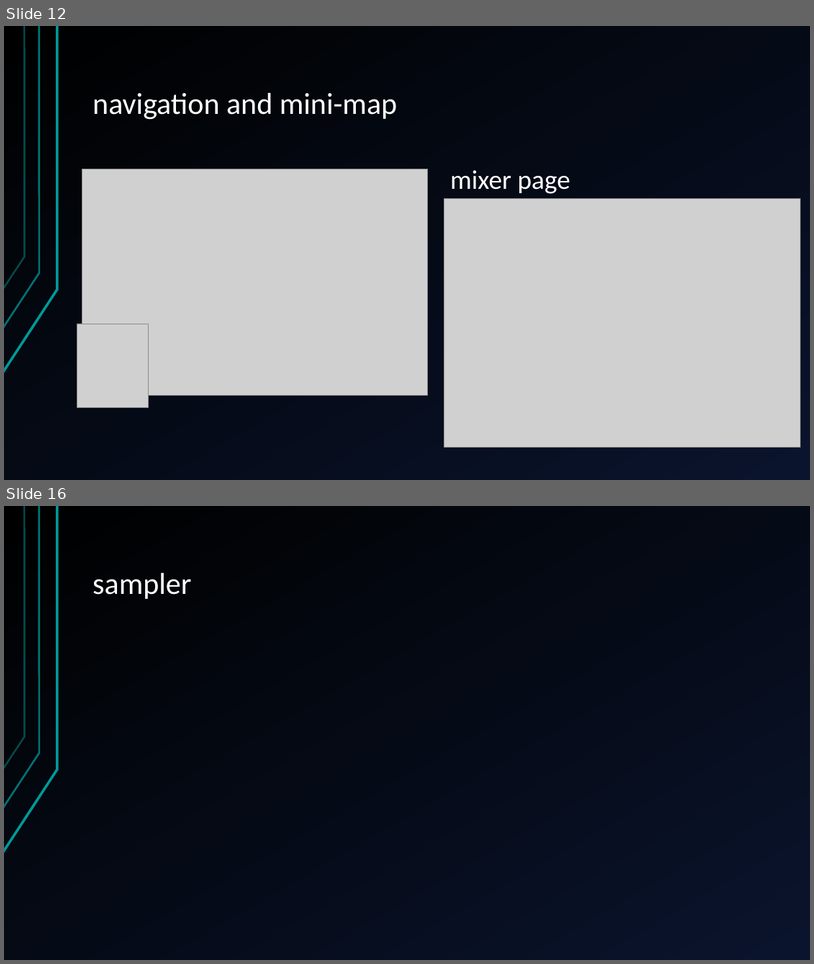
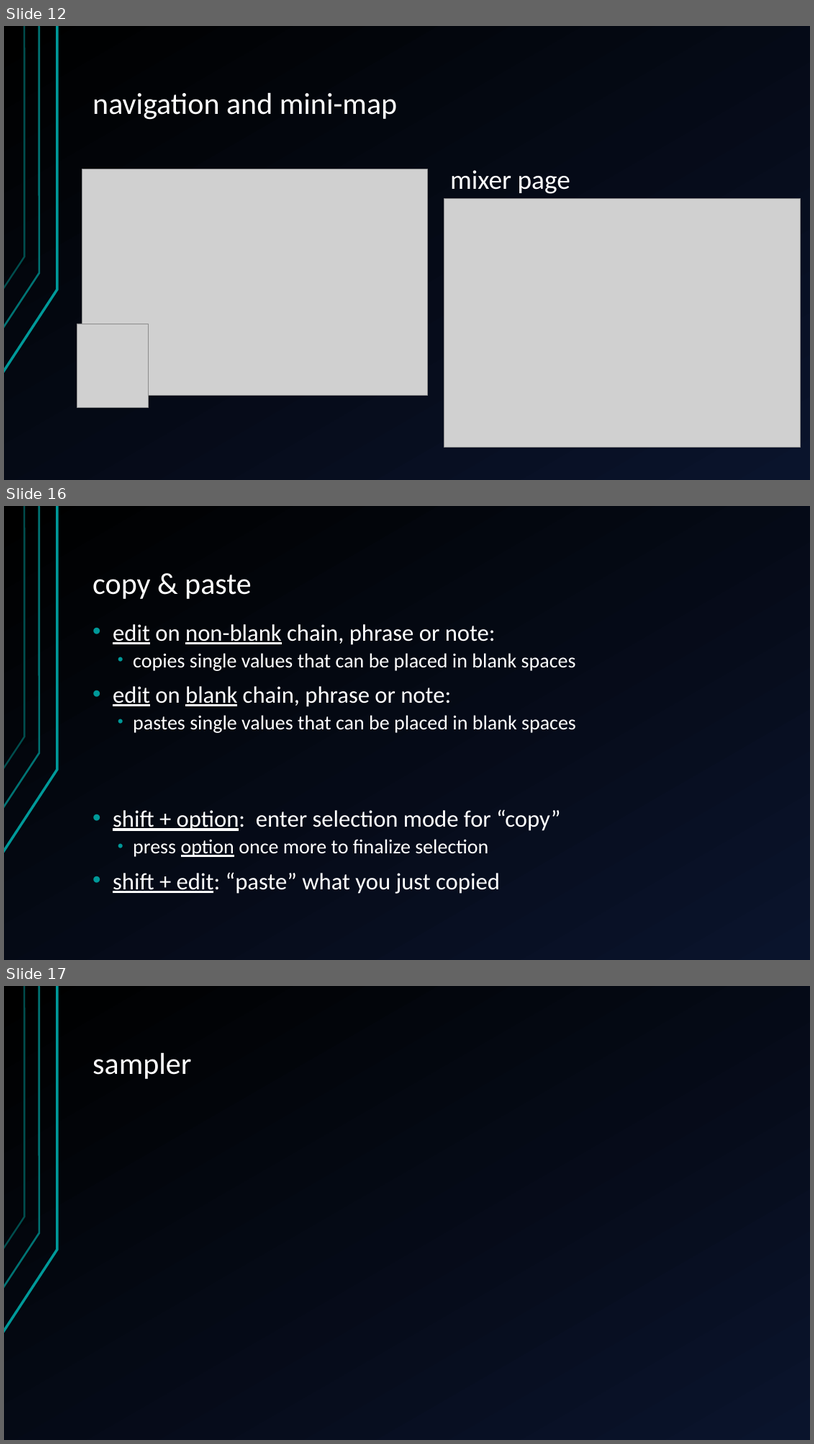
Before and after one commit to jegasus/m8-tracker-workshop, a slide deck: slides_v1.odp. Shown one above the other, each under a label of ours: slides 12 and 16 before the commit, slides 12, 16 and 17 after it; the slides between them are not shown. The pictures are 814x964 and 814x1444 pixels, drawn with LibreOffice and Linux fonts; fonts in the diff are those of the drawing; grey boxes stand for pictures. Boxes give left, top, right and bottom in pixels: in the first picture for what was removed or moved away, otherwise in the second. Text is boxed around its words. In the diff, an @@ line names an element or a change of style, - is before the commit and + after.

```diff
--- a/slides_v1.odp
+++ b/slides_v1.odp
@@ slide 16 added at bbox=[4, 506, 810, 960], background gradient #000000 to #0A142C; not listed: 3 template elements that a slide beside it also shows @@
@@ title added at bbox=[93, 574, 252, 599], 36 pt, text #FFFFFF @@
+copy & paste
@@ text added at bbox=[113, 624, 576, 893], 28 pt, text #FFFFFF @@
+• edit on non-blank chain, phrase or note:
+  • copies single values that can be placed in blank spaces
+• edit on blank chain, phrase or note:
+  • pastes single values that can be placed in blank spaces
+• shift + option: enter selection mode for “copy”
+  • press option once more to finalize selection
+• shift + edit: “paste” what you just copied
@@ what was slide 16 is now slide 17 @@
```
Also in this commit, not shown: 5 slides changed.
